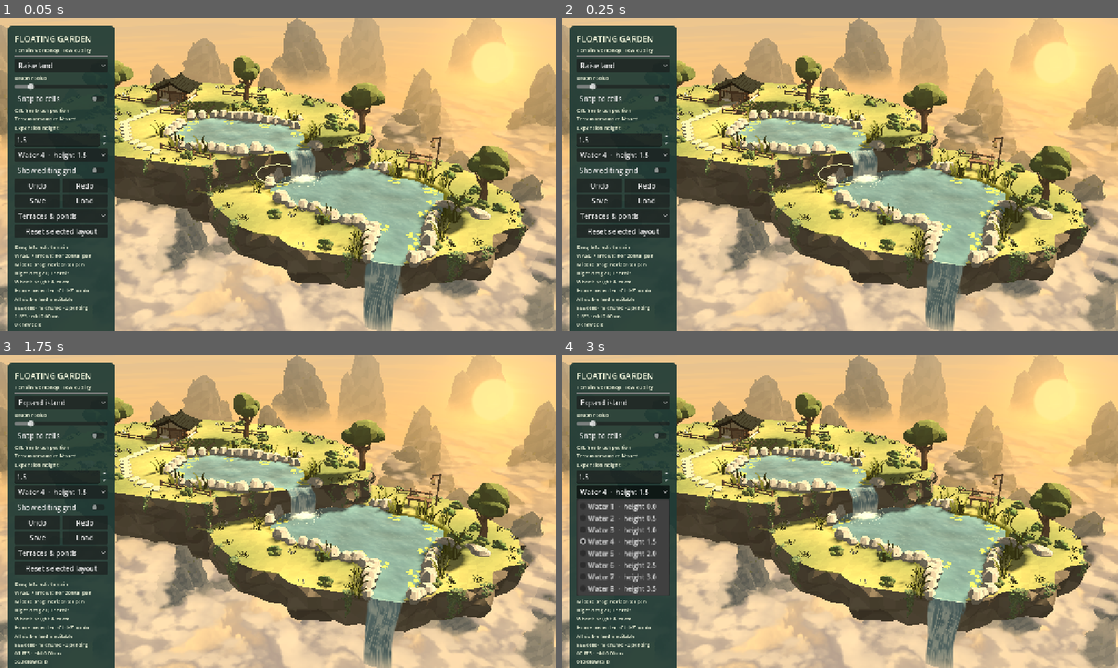
Above: before the commit, frames 1-4 (two rows, left to right).
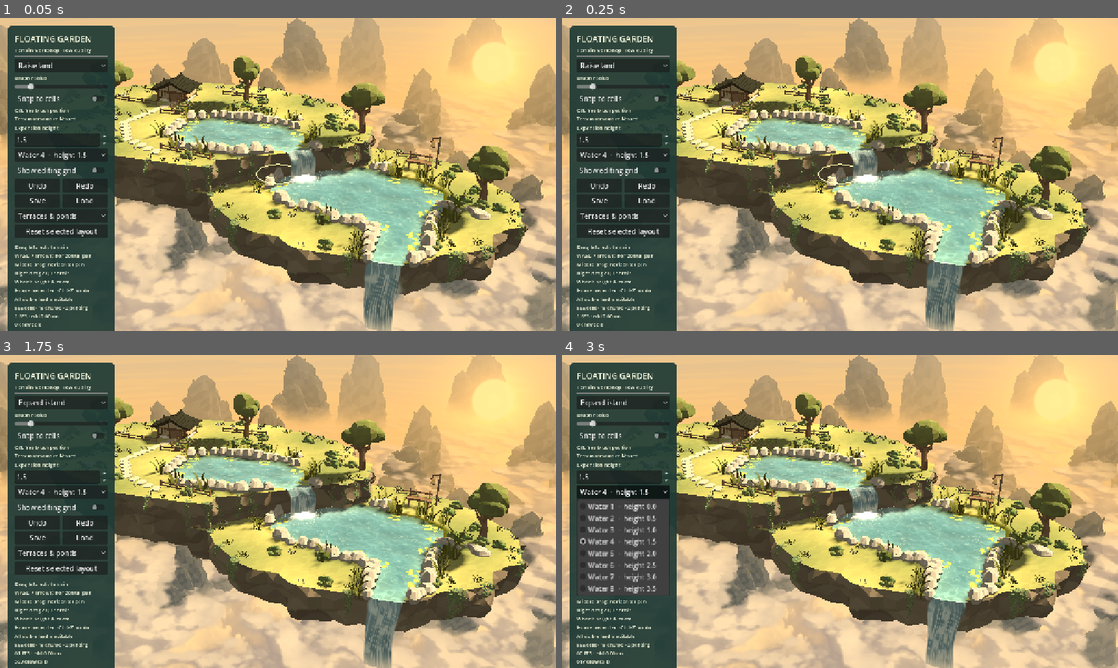
Above: after the commit, the same moments.

Repository: YI1219/Idle_and_incremental_game
Game: Godot game, scene res://scenes/terrain_editor.tscn
The game is run twice, just before and just after one commit, with the same random seed, the same clock (stepped at 60 frames per second) and the same inputs.
Inputs:
- Up to frame 1 (0.05 s): no input
- Up to frame 2 (0.25 s): no input
- Up to frame 3 (1.75 s): click "Raise land" at 0.5 s; click "Snap to cells" at 1.25 s
- Up to frame 4 (3 s): click "Expand island" at 2 s; click "Water 4 · height 1.5" at 2.75 s

The runs differ from the first frame. In frame 1, 1.7% of the frame differs, in the area x 31-80%, y 32-80%; in frame 2, 1.8%; in frame 3, 1.7%; in frame 4, 1.8%, in the area x 3-80%, y 32-99%.

Commit message:
Clear teal water reflecting the warm sky, white plunge foam and soft waterfall mist
Co-authored-by: YI <YI1219@users.noreply.github.com>

Diff:
--- a/scripts/terrain_editor/contour_terrain.gd
+++ b/scripts/terrain_editor/contour_terrain.gd
@@ -20,11 +20,14 @@
 var _cliff_bands:Dictionary={}
 var _chain_constraints:Dictionary={}
 var _cliff_turf:Dictionary={}
+## Plunge centres for the renderer's mist; rebuilt with the outlines.
+var splash_points:Array=[]
 
 func refresh(data:Data)->void:
 	source=data
 	_chain_constraints.clear()
 	_cliff_turf.clear()
+	splash_points.clear()
 	_cliff_bands.clear()
 	_broad_faces.clear()
 	_profiles.clear()
@@ -794,6 +797,7 @@
 		left=next_a;right=next_b
 
 func _splash(center:Vector3,out:Vector2,half_width:float=.62)->void:
+	splash_points.append({"center":center,"out":out,"half_width":half_width})
 	var rings:Array=[]
 	var tangent:=Vector3(out.y,0,-out.x)
 	var forward:=Vector3(out.x,0,out.y)
@@ -806,10 +810,10 @@
 			var angle:=j*TAU/16.0
 			var size:=.62+.11*sin(phase*3.7+j*2.9)
 			var radius:=.55 if ring==0 else 1.0
-			var rise:=.045+.020*pow(.5+.5*sin(j*2.1+phase*1.3),3) if ring==0 else 0.0
+			var rise:=.065+.030*pow(.5+.5*sin(j*2.1+phase*1.3),3) if ring==0 else 0.0
 			points.append(center+tangent*cos(angle)*size*radius*half_width/.62+forward*sin(angle)*size*radius*1.40+Vector3(0,rise,0))
 		rings.append(points)
-	var peak:=center+Vector3(0,.075+.012*sin(phase*2.7),0)
+	var peak:=center+Vector3(0,.13+.02*sin(phase*2.7),0)
 	for j in 16:
 		var k:=(j+1)%16
 		_foam_triangle(peak,rings[0][j],rings[0][k],center.y)
--- a/scripts/terrain_editor/terrain_renderer.gd
+++ b/scripts/terrain_editor/terrain_renderer.gd
@@ -15,6 +15,7 @@
 var _build_data:Data
 var _published_data:Data
 var props:Node3D
+var mist:MultiMeshInstance3D
 var data:Data
 var chunks:Dictionary={}
 var materials:Dictionary={}
@@ -30,6 +31,9 @@
 	if props==null:
 		props=preload("res://scripts/terrain_editor/terrain_props.gd").new()
 		add_child(props)
+	if mist==null:
+		mist=preload("res://scripts/terrain_editor/waterfall_mist.gd").new()
+		add_child(mist)
 	if materials.is_empty():
 		var ground:=ShaderMaterial.new()
 		ground.shader=load("res://shaders/terrain_editor/ground.gdshader")
@@ -158,6 +162,7 @@
 		materials.water.set_shader_parameter("shore_extent",_pending_shore.extent)
 		_pending_shore.clear()
 	props.sync(contours)
+	mist.sync(contours.splash_points)
 
 func _exit_tree()->void:_discard_pending()
 
--- /dev/null
+++ b/scripts/terrain_editor/waterfall_mist.gd
@@ -0,0 +1,43 @@
+extends MultiMeshInstance3D
+## Camera-facing spray puffs at each plunge published by ContourTerrain.
+const PUFFS_PER_SPLASH := 7
+
+func _init()->void:
+	name="WaterfallMist"
+	cast_shadow=GeometryInstance3D.SHADOW_CASTING_SETTING_OFF
+	var quad:=QuadMesh.new()
+	quad.size=Vector2.ONE
+	var material:=ShaderMaterial.new()
+	material.shader=load("res://shaders/terrain_editor/waterfall_mist.gdshader")
+	material.render_priority=1
+	quad.material=material
+	multimesh=MultiMesh.new()
+	multimesh.transform_format=MultiMesh.TRANSFORM_3D
+	multimesh.use_custom_data=true
+	multimesh.mesh=quad
+
+func sync(splashes:Array)->void:
+	multimesh.instance_count=splashes.size()*PUFFS_PER_SPLASH
+	var bounds:=AABB()
+	var index:=0
+	for splash:Dictionary in splashes:
+		var center:Vector3=splash.center
+		var out:=Vector3(splash.out.x,0,splash.out.y)
+		var tangent:=Vector3(out.z,0,-out.x)
+		var width:float=splash.half_width
+		for puff in PUFFS_PER_SPLASH:
+			var a:=_hash(center,puff,1)
+			var b:=_hash(center,puff,2)
+			var c:=_hash(center,puff,3)
+			# Puffs hug the curtain foot and drift a short way into the lake.
+			var position:=center+tangent*(a*2.0-1.0)*width*.9+out*lerpf(-.25,.85,b)+Vector3(0,.15+.35*c,0)
+			var size:=lerpf(1.0,1.9,c)*clampf(width/.62,.8,1.6)
+			multimesh.set_instance_transform(index,Transform3D(Basis.from_scale(Vector3.ONE*size),position))
+			multimesh.set_instance_custom_data(index,Color(float(puff)/PUFFS_PER_SPLASH+a*.1,lerpf(.6,1.3,b),0,0))
+			var box:=AABB(position-Vector3.ONE*size*1.4,Vector3.ONE*size*2.8+Vector3(0,1.4,0))
+			bounds=box if index==0 else bounds.merge(box)
+			index+=1
+	custom_aabb=bounds
+
+static func _hash(center:Vector3,puff:int,salt:int)->float:
+	return fposmod(sin(center.x*12.9898+center.z*78.233+puff*37.719+salt*4.581)*43758.5453,1.0)
--- a/shaders/terrain_editor/foam.gdshader
+++ b/shaders/terrain_editor/foam.gdshader
@@ -11,12 +11,15 @@
  float churn=noise(world_xz*7.0+vec2(TIME*.35,-TIME*.55));
  float patch=noise(world_xz*3.8+vec2(-TIME*.18,TIME*.26));
  float crest=1.0-COLOR.b;
- ALBEDO=mix(vec3(.45,.60,.58),vec3(.78,.82,.75),churn*.35+.65);
+ float core=smoothstep(.45,.95,COLOR.a)*(1.0-crest);
+ ALBEDO=mix(vec3(.55,.68,.66),vec3(.93,.94,.90),mix(churn*.35+.65,1.0,core));
  // Broken low froth remains connected to the impact rather than a white pad.
  float froth=smoothstep(.28,.68,churn*.65+patch*.35);
- float broken=mix(.34+.60*froth,.97,smoothstep(.45,.85,COLOR.a));
+ float broken=mix(.46+.52*froth,1.0,smoothstep(.40,.80,COLOR.a));
  ALPHA=COLOR.a*mix(broken,mix(.12,.62,smoothstep(.25,.65,churn)),crest);
- if(COLOR.r<.5){ALBEDO=vec3(.80,.87,.82); ALPHA=COLOR.a*(.65+churn*.35);}
+ // Aerated plunge water scatters light; keeps the core white on the shaded side.
+ EMISSION=vec3(.20,.20,.18)*core;
+ if(COLOR.r<.5){ALBEDO=vec3(.84,.90,.86); ALPHA=COLOR.a*(.50+churn*.35); EMISSION=vec3(0.0);}
  ROUGHNESS=.78;
  SPECULAR=.15;
 }
--- a/shaders/terrain_editor/water.gdshader
+++ b/shaders/terrain_editor/water.gdshader
@@ -3,8 +3,10 @@
 uniform sampler2D shore_field : filter_linear, repeat_disable;
 uniform vec2 shore_origin = vec2(0.0);
 uniform vec2 shore_extent = vec2(1.0);
-uniform vec3 water_shallow : source_color = vec3(.35,.51,.52);
-uniform vec3 water_deep : source_color = vec3(.24,.36,.40);
+uniform vec3 water_shallow : source_color = vec3(.36,.62,.64);
+uniform vec3 water_deep : source_color = vec3(.12,.33,.42);
+uniform vec3 bed_color : source_color = vec3(.50,.60,.52);
+uniform vec3 bank_reflection : source_color = vec3(.20,.24,.15);
 varying vec3 world_position;
 
 float hash_water(vec2 p) {
@@ -36,18 +38,25 @@
 
 void fragment() {
 	vec2 p = world_position.xz;
-	vec4 basin = texture(shore_field, (p-shore_origin)/shore_extent);
+	vec2 field_uv = (p-shore_origin)/shore_extent;
+	vec4 basin = texture(shore_field, field_uv);
 	// Actual bed depth remains authoritative. Bank distance shortens the
 	// apparent path over the shallow margin without painting an edge/foam ring.
 	float bed_depth = basin.g*4.0;
 	float path_depth = bed_depth*mix(.08,1.0,smoothstep(.04,.55,basin.r));
-	float absorption = 1.0-exp(-path_depth*1.65);
-	vec3 color = mix(water_shallow,water_deep,absorption);
+	float absorption = 1.0-exp(-path_depth*1.45);
 	mat2 turn = mat2(vec2(.80,.60),vec2(-.60,.80));
 	mat2 fine_turn = mat2(vec2(.39,-.9208),vec2(.9208,.39));
 	vec3 broad = height_gradient(p*.95+vec2(TIME*.055,-TIME*.043));
 	vec3 small = height_gradient(turn*p*2.8+vec2(-TIME*.08,TIME*.061)+vec2(17.3,5.8));
 	vec3 fine = height_gradient(fine_turn*p*6.4+vec2(TIME*.03,-TIME*.07)+vec2(2.1,31.7));
+	// Stylised clarity: the bed tint and soft moving caustics show through
+	// the shallow margin (no refraction pass; the lake stays opaque).
+	vec3 caustic_a = height_gradient(p*1.9+vec2(TIME*.11,TIME*.07)+vec2(5.1,9.3));
+	vec3 caustic_b = height_gradient(turn*p*2.3-vec2(TIME*.09,TIME*.05)+vec2(13.7,2.2));
+	float caustic = smoothstep(.62,.95,1.0-abs(caustic_a.x-caustic_b.x)*2.2);
+	vec3 bed = bed_color*(.88+caustic*.30);
+	vec3 color = mix(mix(bed,water_shallow,.60),water_deep,absorption);
 	vec2 slope = broad.yz*(.055*.95);
 	slope += transpose(turn)*small.yz*(.020*2.8);
 	slope += transpose(fine_turn)*fine.yz*(.004*6.4);
@@ -55,18 +64,32 @@
 	// Faster short disturbances stay in connected receiving water. The same
 	// published mask fades both aeration and slopes into the calm lake body.
 	vec3 impact = height_gradient(p*4.1+vec2(TIME*.30,TIME*1.25)+vec2(41.2,7.3));
-	slope += impact.yz*(.018*4.1)*basin.b;
+	slope += impact.yz*(.026*4.1)*basin.b;
 	vec3 normal_world = normalize(vec3(-slope.x,1.0,-slope.y));
 	NORMAL = normalize((VIEW_MATRIX*vec4(normal_world,0.0)).xyz);
 	// Broken irregular wavelets carry pale sky light across the lake.
- vec2 ripple_p=p*vec2(2.5,5.5)+vec2(TIME*.08,-TIME*.11);
- vec3 ripple=height_gradient(ripple_p);
- float glint=smoothstep(.69,.76,ripple.x)*(1.0-smoothstep(.77,.84,ripple.x));
- glint*=smoothstep(.36,.70,small.x);
- float wave=glint*.12;
- ALBEDO = mix(color*(.90+broad.x*.20),vec3(.55,.70,.69),wave)+vec3(.008,.018,.019)*basin.b;
+	vec2 ripple_p=p*vec2(2.5,5.5)+vec2(TIME*.08,-TIME*.11);
+	vec3 ripple=height_gradient(ripple_p);
+	float glint=smoothstep(.69,.76,ripple.x)*(1.0-smoothstep(.77,.84,ripple.x));
+	glint*=smoothstep(.36,.70,small.x);
+	color = mix(color*(.92+broad.x*.16),vec3(.92,.88,.76),glint*.18);
+	// Approximate reflection of the far bank: next to a shore that lies
+	// beyond the water along the view, swap sky reflection for a dark
+	// bank tone. The shore field gradient gives the bank's direction.
+	vec2 texel = 1.0/shore_extent;
+	float toward_lake_x = texture(shore_field, field_uv+vec2(texel.x,0.0)).r-texture(shore_field, field_uv-vec2(texel.x,0.0)).r;
+	float toward_lake_z = texture(shore_field, field_uv+vec2(0.0,texel.y)).r-texture(shore_field, field_uv-vec2(0.0,texel.y)).r;
+	vec2 view_xz = normalize(world_position.xz-CAMERA_POSITION_WORLD.xz);
+	vec2 toward_lake = vec2(toward_lake_x,toward_lake_z);
+	float far_bank = smoothstep(.0,.6,-dot(view_xz,toward_lake/max(length(toward_lake),.0001)));
+	float bank_band = (1.0-smoothstep(.06,.38,basin.r))*far_bank*(1.0-basin.b);
+	color = mix(color,bank_reflection,bank_band*.55);
+	// Receiving water is aerated and paler around the plunge.
+	color = mix(color,vec3(.76,.86,.86),basin.b*basin.b*.40);
+	ALBEDO = color;
 	METALLIC = 0.0;
-	ROUGHNESS = .28+basin.b*.06;
-	// Keep the existing dielectric BRDF and directional static sky radiance.
-	SPECULAR = .40;
+	ROUGHNESS = .20+basin.b*.10;
+	// Dielectric BRDF with the warm sky radiance cubemap; bank band and
+	// shallow margins reflect less sky so the bed and bank tones read.
+	SPECULAR = mix(.50,.18,bank_band)*mix(.75,1.0,absorption);
 }
--- /dev/null
+++ b/shaders/terrain_editor/waterfall_mist.gdshader
@@ -0,0 +1,44 @@
+shader_type spatial;
+render_mode unshaded, blend_mix, depth_draw_never, cull_disabled, shadows_disabled;
+// Soft spray where a fall meets receiving water. Each instance is one camera-facing
+// puff that rises, swells and fades on its own phase (INSTANCE_CUSTOM.x).
+uniform vec3 mist_color : source_color = vec3(.97,.95,.89);
+uniform float opacity = .42;
+uniform float rise = .9;
+uniform float cycle_seconds = 4.2;
+uniform sampler2D depth_texture : hint_depth_texture, filter_nearest;
+varying float life;
+varying float seed;
+
+float hash_mist(vec2 p){
+	vec3 q=fract(vec3(p.xyx)*.1031);
+	q+=dot(q,q.yzx+33.33);
+	return fract((q.x+q.y)*q.z);
+}
+
+float noise_mist(vec2 p){
+	vec2 i=floor(p); vec2 f=fract(p); vec2 u=f*f*(3.0-2.0*f);
+	return mix(mix(hash_mist(i),hash_mist(i+vec2(1,0)),u.x),mix(hash_mist(i+vec2(0,1)),hash_mist(i+vec2(1,1)),u.x),u.y);
+}
+
+void vertex(){
+	seed=INSTANCE_CUSTOM.x;
+	life=fract(TIME/cycle_seconds+seed);
+	float size=length(MODEL_MATRIX[0].xyz)*(.70+.65*life);
+	vec3 origin=MODEL_MATRIX[3].xyz+vec3(0.0,rise*life*INSTANCE_CUSTOM.y,0.0);
+	mat4 facing=mat4(INV_VIEW_MATRIX[0]*size,INV_VIEW_MATRIX[1]*size,INV_VIEW_MATRIX[2]*size,vec4(origin,1.0));
+	MODELVIEW_MATRIX=VIEW_MATRIX*facing;
+}
+
+void fragment(){
+	vec2 c=UV*2.0-1.0;
+	float puff=noise_mist(UV*3.2+vec2(seed*17.0,-TIME*.12))*.6+noise_mist(UV*6.5+vec2(TIME*.08,seed*9.0))*.4;
+	float body=1.0-smoothstep(.15,1.0,length(c)+(puff-.5)*.55);
+	float fade=smoothstep(0.0,.18,life)*(1.0-smoothstep(.45,1.0,life));
+	// Soft contact with water, rock and curtain instead of hard card edges.
+	float scene_depth=texture(depth_texture,SCREEN_UV).r;
+	vec4 scene=INV_PROJECTION_MATRIX*vec4(SCREEN_UV*2.0-1.0,scene_depth,1.0);
+	float contact=clamp((VERTEX.z-scene.z/scene.w)/.45,0.0,1.0);
+	ALBEDO=mist_color;
+	ALPHA=body*fade*contact*opacity;
+}
Not shown, added: scripts/terrain_editor/waterfall_mist.gd.uid
Not shown, added: shaders/terrain_editor/waterfall_mist.gdshader.uid
